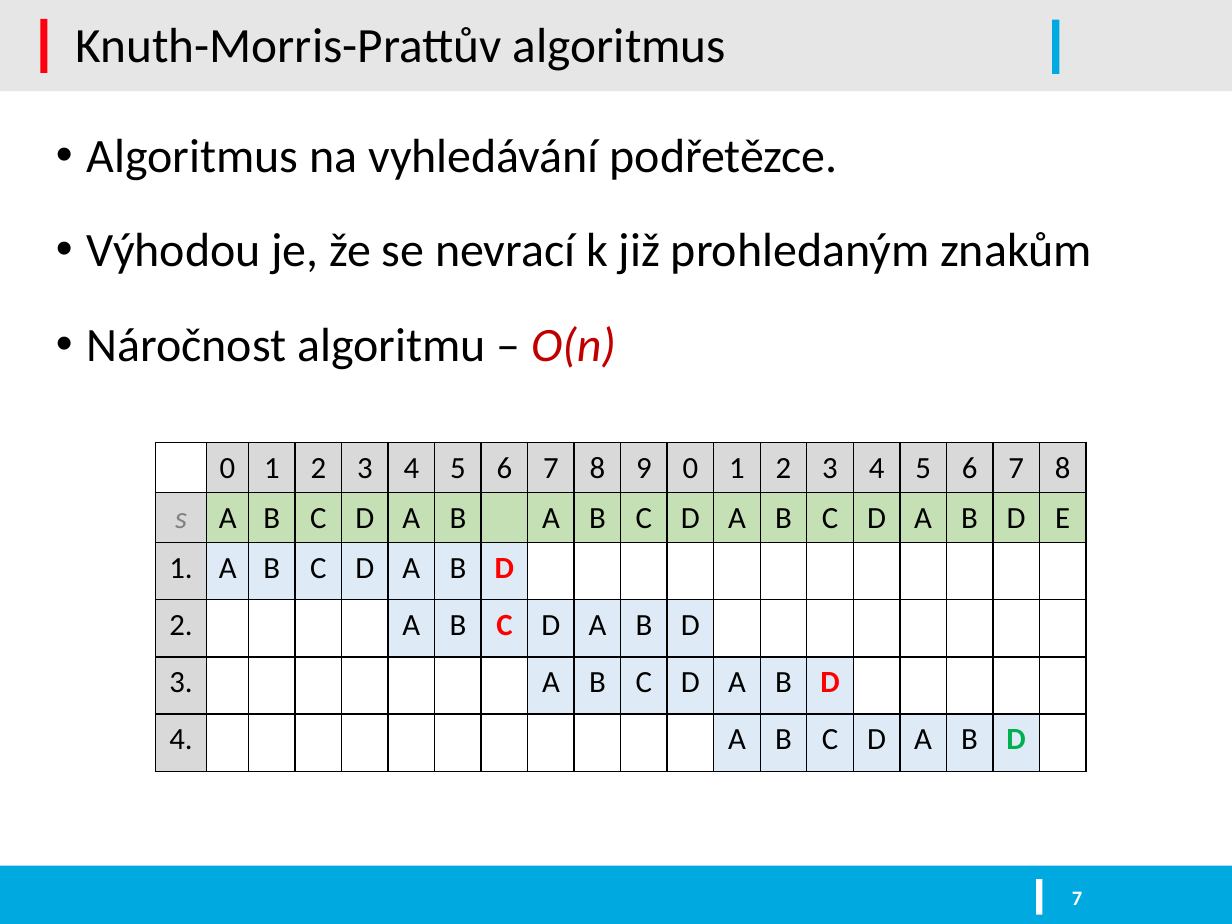
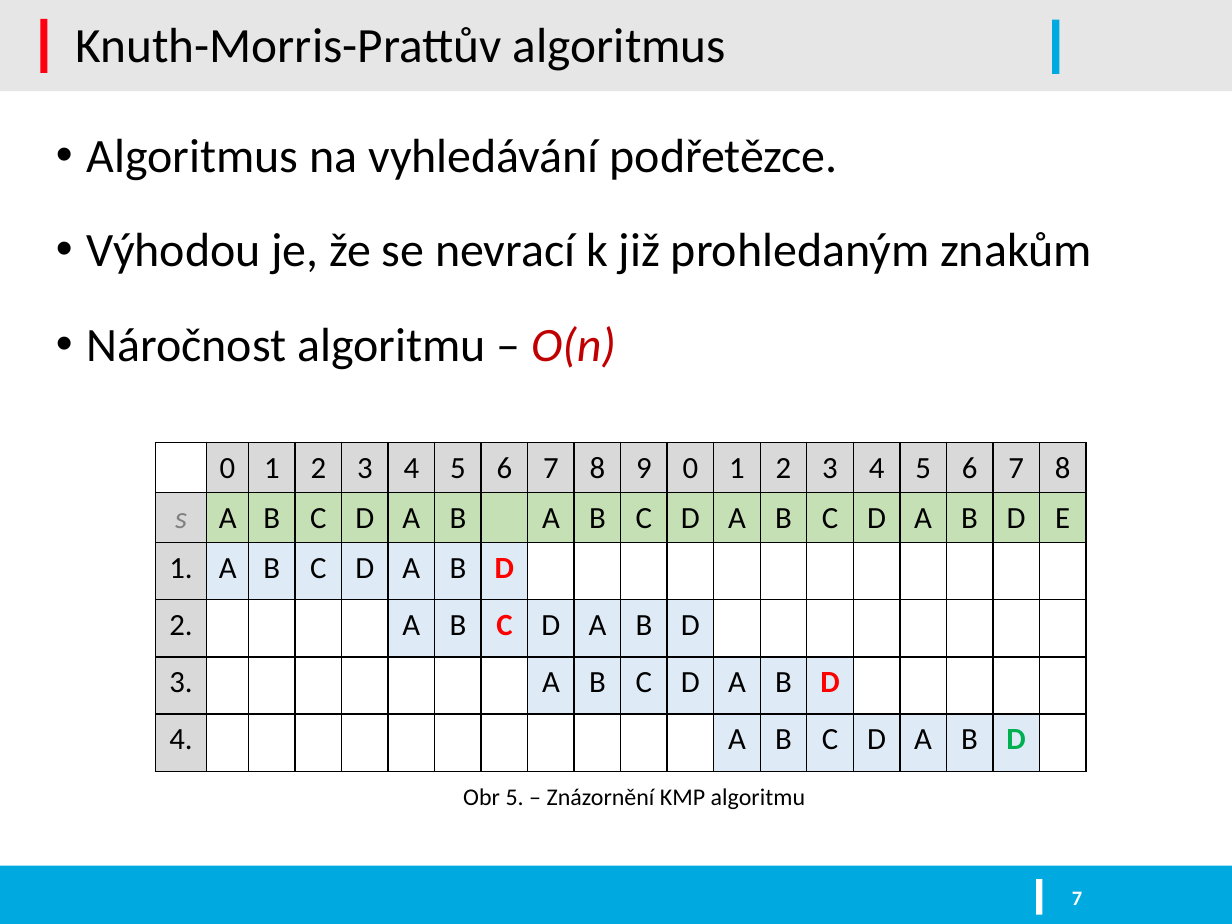
Before and after one commit to kysel/IFJ16, a slide deck: slide 7 of docs/prezentace.pptx. Drawn at 1232x924 pixels with LibreOffice and Linux fonts; fonts in the diff are those of the drawing; background and template pictures are left out. Boxes give left, top, right and bottom in pixels: in the first picture for what was removed or moved away, otherwise in the second. Text is boxed around its words. In the diff, an @@ line names an element or a change of style, - is before the commit and + after.

```diff
--- a/docs/prezentace.pptx
+++ b/docs/prezentace.pptx
@@ text added at (463, 788, 805, 809), 14 pt, text #000000 @@
+Obr 5. – Znázornění KMP algoritmu
```
Also in this commit, not shown: 6 other slides changed.
